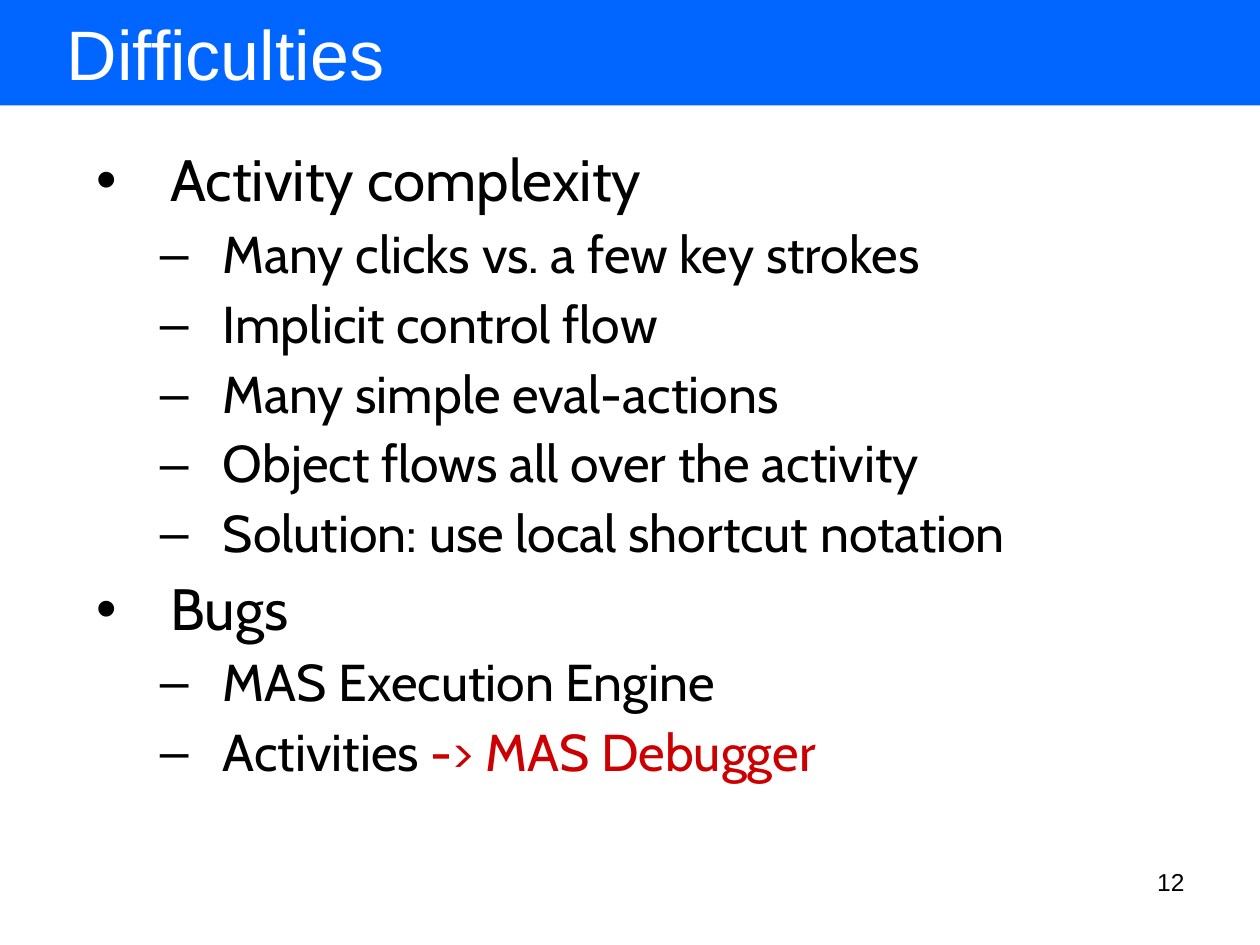
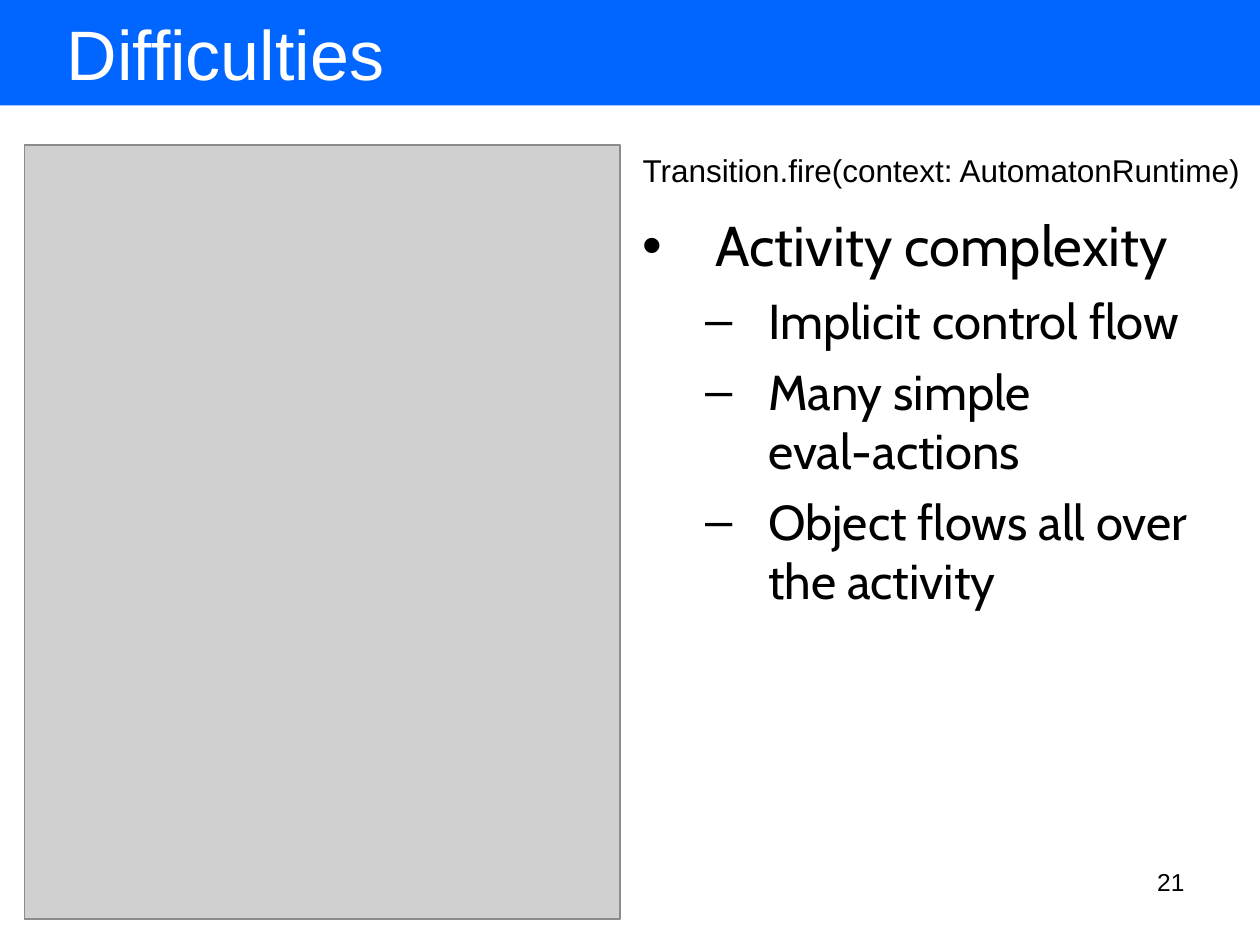
Before and after one commit to BackupTheBerlios/amof2-svn, a slide deck: slide 21 of trunk/hub.sam.stateautomaton/resources/presentation/using our tools for model driven language development.ppt (slide 12 before the commit). Drawn at 1260x945 pixels with LibreOffice and Linux fonts; fonts in the diff are those of the drawing; grey boxes stand for pictures. Boxes give left, top, right and bottom in pixels: in the first picture for what was removed or moved away, otherwise in the second. Text is boxed around its words. In the diff, an @@ line names an element or a change of style, - is before the commit and + after.

```diff
--- a/trunk/hub.sam.stateautomaton/resources/presentation/using our tools for model driven language development.ppt
+++ b/trunk/hub.sam.stateautomaton/resources/presentation/using our tools for model driven language development.ppt
@@ picture added at bbox=[25, 145, 620, 919] @@
@@ text removed at bbox=[170, 157, 1005, 783] @@
-• Activity complexity
-  – Many clicks vs. a few key strokes
-  – Implicit control flow
-  – Many simple eval-actions
-  – Object flows all over the activity
-  – Solution: use local shortcut notation
-• Bugs
-  – MAS Execution Engine
-  – Activities -> MAS Debugger
@@ text added at bbox=[643, 159, 1240, 188], 18 pt, text #000000 @@
+Transition.fire(context: AutomatonRuntime)
@@ text added at bbox=[716, 224, 1187, 610], 28 pt, text #000000 @@
+• Activity complexity
+  – Implicit control flow
+  – Many simple
+    eval-actions
+  – Object flows all over the activity
@@ page number at bbox=[1157, 874, 1184, 891]: text changed @@
-12
+21
```
Also in this commit, not shown: 6 other slides changed, 20 slides added, 7 slides removed, 1 other file.
